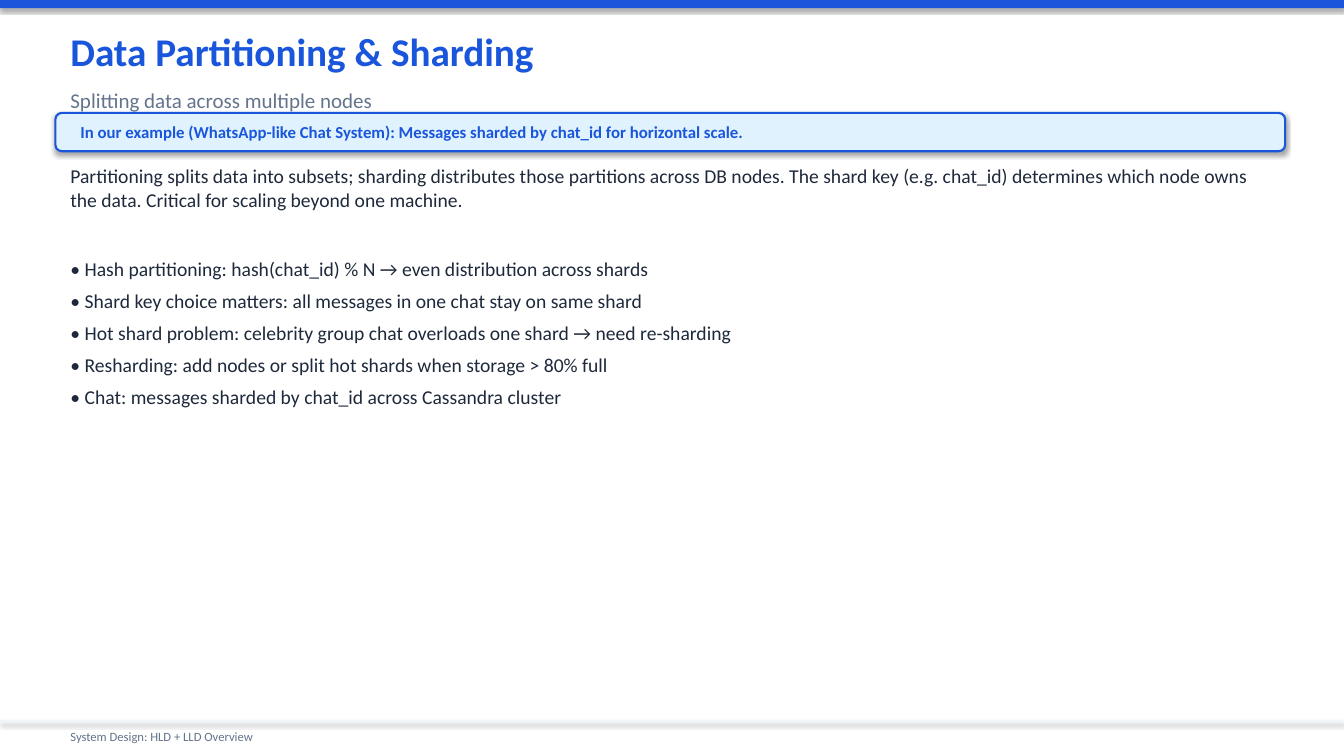
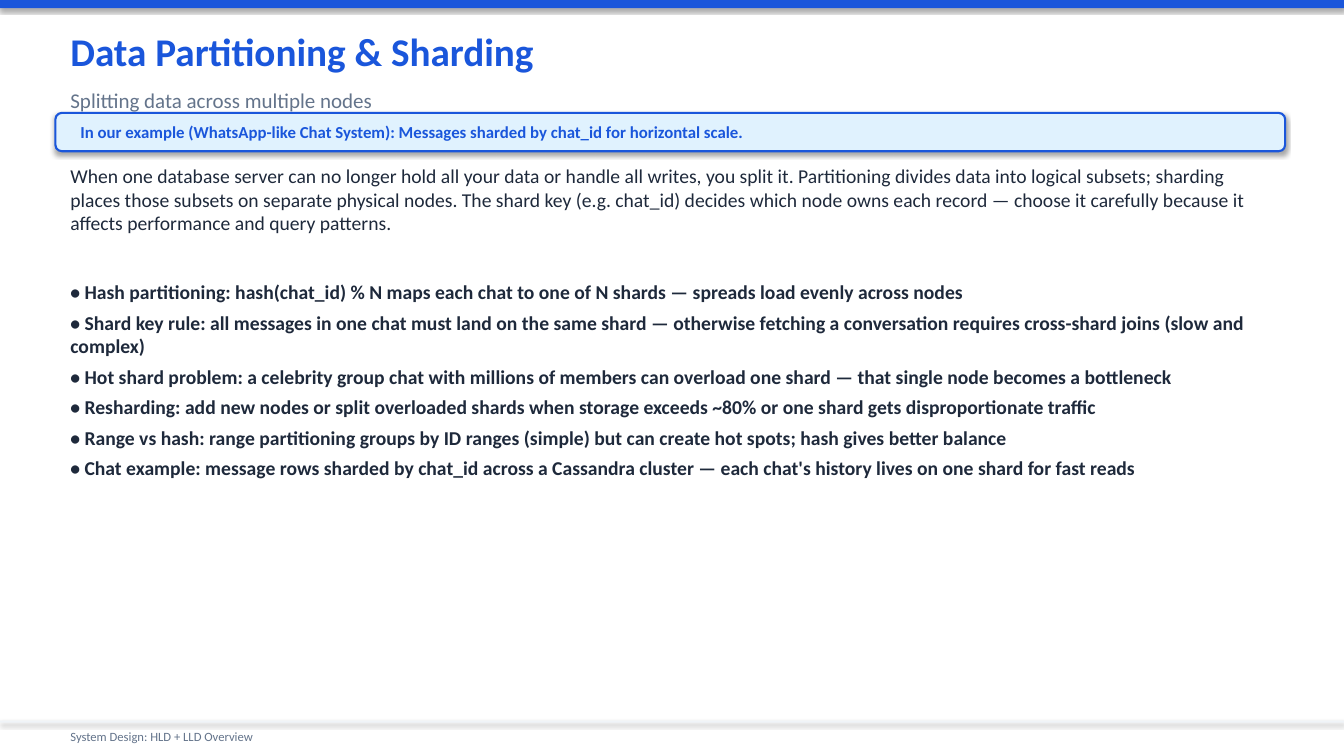
Before and after one commit to sniper1611/mainwebsite, a slide deck: slide 18 of System_Design_Presentation.pptx (slide 16 before the commit). Drawn at 1344x756 pixels with LibreOffice and Linux fonts; fonts in the diff are those of the drawing. Boxes give left, top, right and bottom in pixels: in the first picture for what was removed or moved away, otherwise in the second. Text is boxed around its words. In the diff, an @@ line names an element or a change of style, - is before the commit and + after.

```diff
--- a/System_Design_Presentation.pptx
+++ b/System_Design_Presentation.pptx
@@ text at <box>70,169,1244,233</box>: text changed @@
-Partitioning splits data into subsets; sharding distributes those partitions across DB nodes. The shard key (e.g. chat_id) determines which node owns the data. Critical for scaling beyond one machine.
+When one database server can no longer hold all your data or handle all writes, you split it. Partitioning divides data into logical subsets; sharding places those subsets on separate physical nodes. The shard key (e.g. chat_id) decides which node owns each record — choose it carefully because it affects performance and query patterns.
@@ text at <box>70,284,1244,479</box>: text changed; bold on @@
-• Hash partitioning: hash(chat_id) % N → even distribution across shards
-• Shard key choice matters: all messages in one chat stay on same shard
-• Hot shard problem: celebrity group chat overloads one shard → need re-sharding
-• Resharding: add nodes or split hot shards when storage > 80% full
-• Chat: messages sharded by chat_id across Cassandra cluster
+• Hash partitioning: hash(chat_id) % N maps each chat to one of N shards — spreads load evenly across nodes
+• Shard key rule: all messages in one chat must land on the same shard — otherwise fetching a conversation requires cross-shard joins (slow and complex)
+• Hot shard problem: a celebrity group chat with millions of members can overload one shard — that single node becomes a bottleneck
+• Resharding: add new nodes or split overloaded shards when storage exceeds ~80% or one shard gets disproportionate traffic
+• Range vs hash: range partitioning groups by ID ranges (simple) but can create hot spots; hash gives better balance
+• Chat example: message rows sharded by chat_id across a Cassandra cluster — each chat's history lives on one shard for fast reads
```
Also in this commit, not shown: 53 other slides changed, 5 slides added, 2 slides removed.
